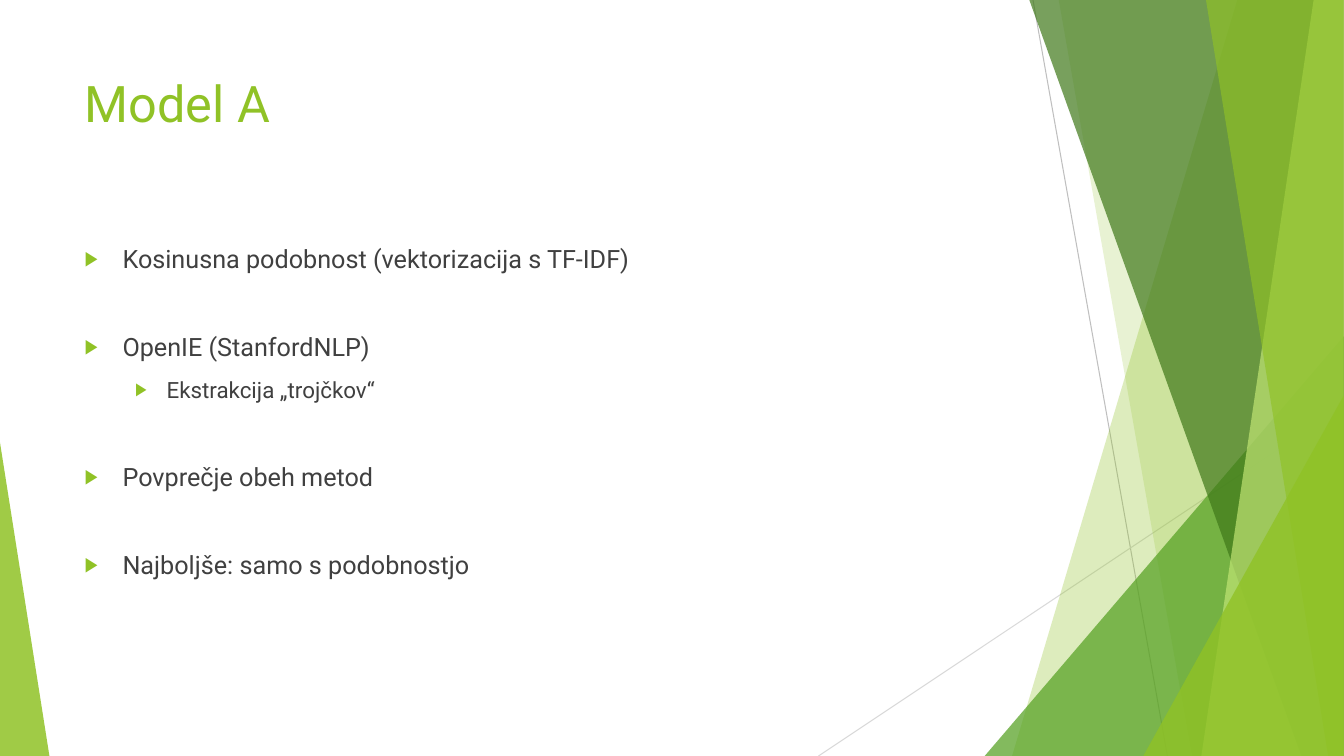
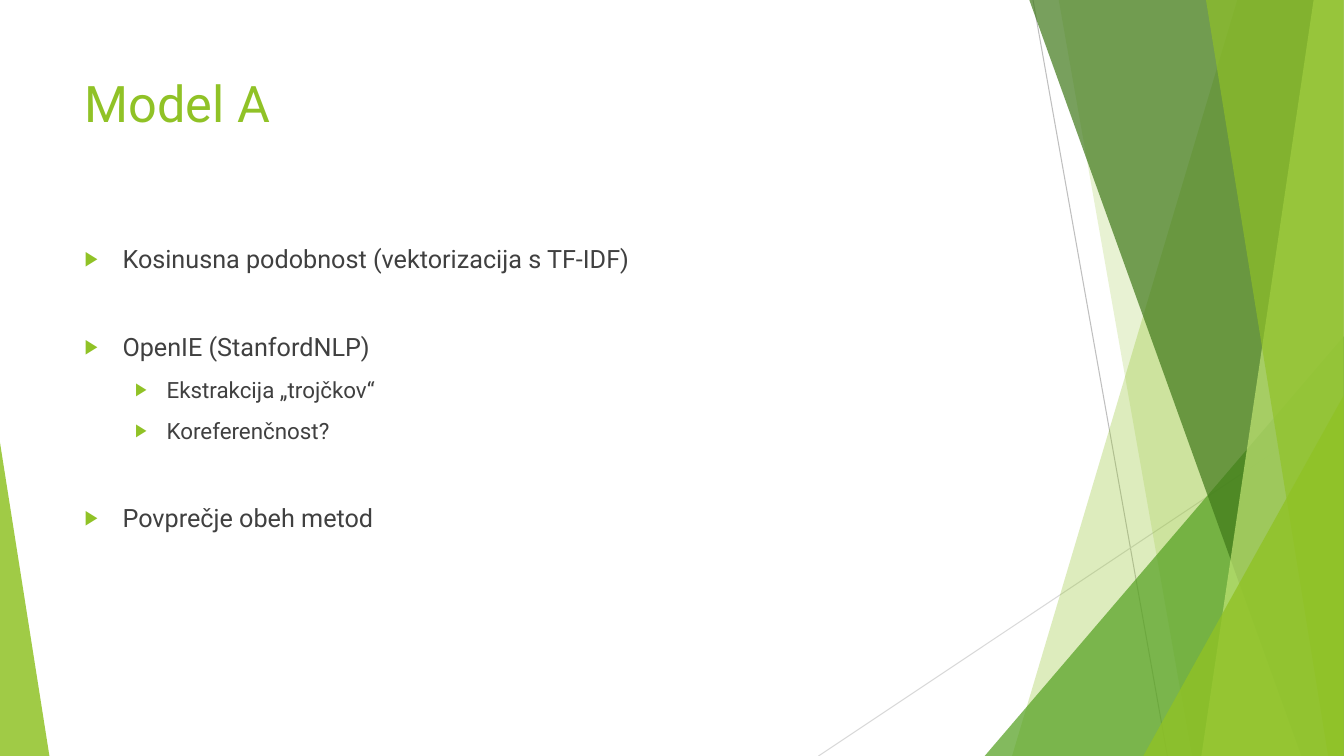
Before and after one commit to venom1270/onj-seminar2, a slide deck: slide 3 of presentation.pptx. Drawn at 1344x756 pixels with LibreOffice and Linux fonts; fonts in the diff are those of the drawing. Boxes give left, top, right and bottom in pixels: in the first picture for what was removed or moved away, otherwise in the second. Text is boxed around its words. In the diff, an @@ line names an element or a change of style, - is before the commit and + after.

Commit message:
Updated server model parameters, updated presentation

```diff
--- a/presentation.pptx
+++ b/presentation.pptx
@@ text at bbox=[167, 422, 330, 439]: paragraph added @@
+  ▶ Koreferenčnost?
@@ text at bbox=[123, 555, 469, 580]: paragraph removed @@
-▶ Najboljše: samo s podobnostjo
```
Also in this commit, not shown: 3 other slides changed, 5 slides added, 3 other files.
